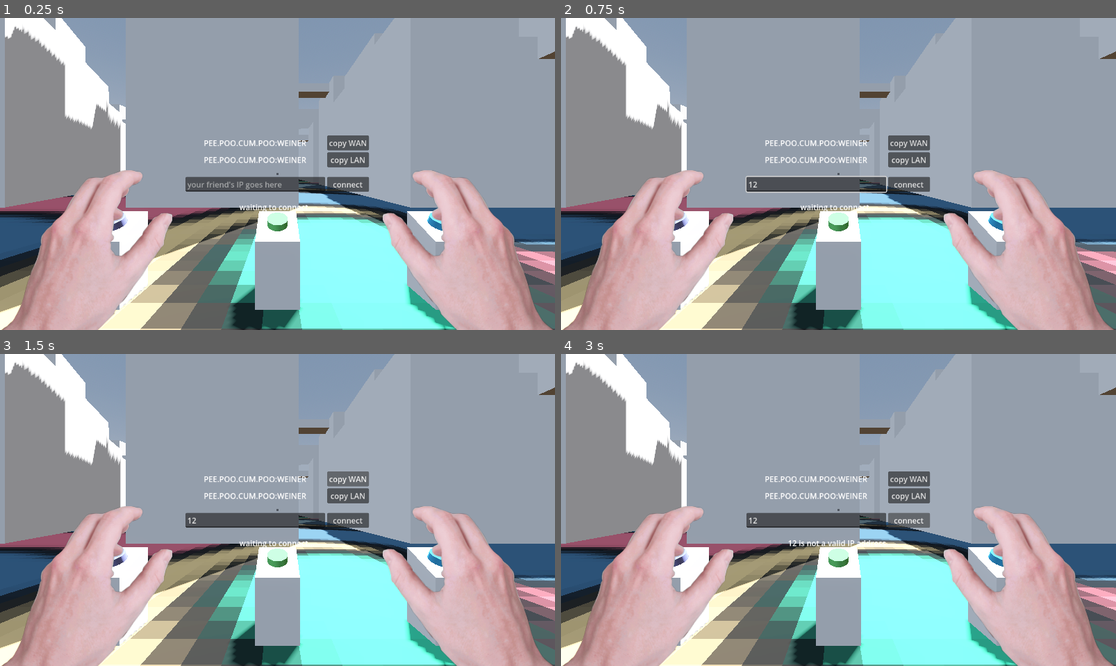
Above: before the commit, frames 1-4 (two rows, left to right).
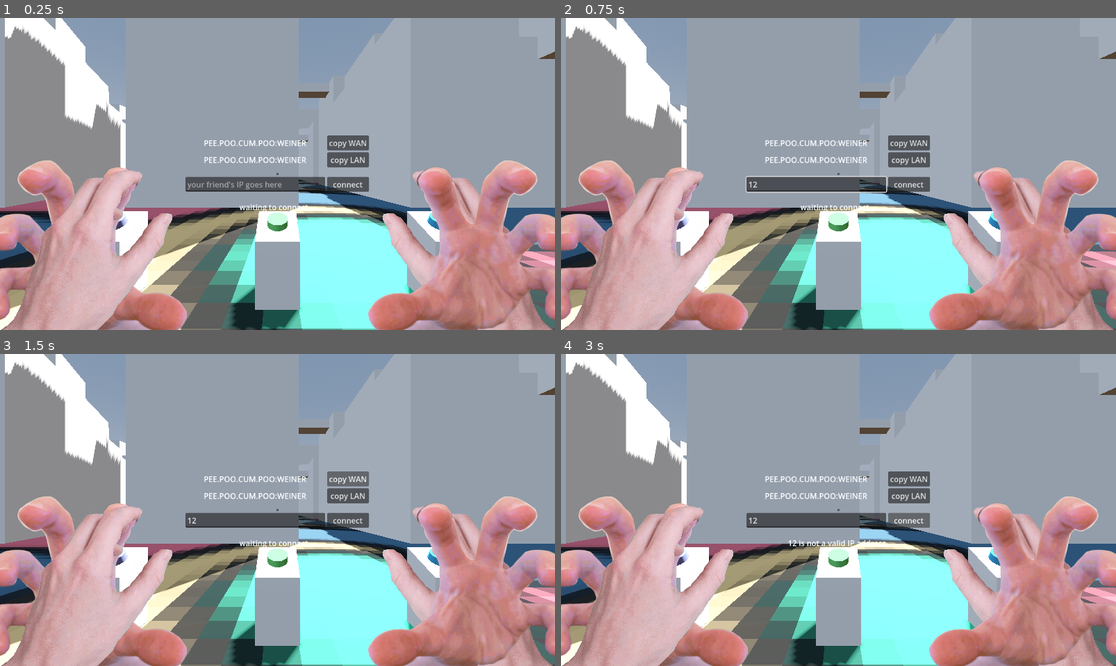
Above: after the commit, the same moments.

Repository: fennylol/tournamancy
Game: Godot game, scene res://5_global_utility/Tournamancy.tscn
Same seed, same stepped clock (60 frames per second), same inputs: the game is played once before the commit and once after it.
Inputs (mouse positions are in pixels of both pictures, inside the frame that each line leads up to):
- Up to frame 1 (0.25 s): no input
- Up to frame 2 (0.75 s): click (816, 183) at 0.52 s; type "12" at 0.6 s
- Up to frame 3 (1.5 s): click "copy WAN" at 1.25 s
- Up to frame 4 (3 s): click "copy LAN" at 2 s; click "connect" at 2.75 s

The runs differ from the first frame. In frame 1, 14% of the frame differs, in the area x 0-100%, y 45-100%; in frame 2, 14%; in frame 3, 14%; in frame 4, 14%.

Commit message:
evil wicked opponent

Diff:
--- a/1_player/dummy.gd
+++ b/1_player/dummy.gd
@@ -1,5 +1,12 @@
 extends Node3D
 class_name Dummy
+
+@onready var Eyes  := $Eyes
+@onready var Lhand := $Eyes/Lhand
+@onready var Rhand := $Eyes/Rhand
+
+const HandImg : Texture2D = preload("res://4_ui/hud/oppponent_hand.png")
+const PointImg: Texture2D = preload("res://4_ui/hud/oppponent_point.png")
 
 var velocity := Vector3.ZERO
 var _net_pos := Vector3.ZERO
@@ -8,13 +15,6 @@
 var _has_net_state: bool = false
 var _time_since_packet: float = 0.0
 const EXTRAPOLATION_LIMIT: float = 0.5  # seconds
-
-func _on_transform_data(data: PackedByteArray) -> void:
-   _net_pos = Vector3(data.decode_float(0),  data.decode_float(4),  data.decode_float(8))
-   _net_rot = Vector3(data.decode_float(12), data.decode_float(16), data.decode_float(20))
-   _net_vel = Vector3(data.decode_float(24), data.decode_float(28), data.decode_float(32))
-   _has_net_state = true
-   _time_since_packet = 0.0
 
 func _physics_process(delta: float) -> void:
    if not _has_net_state: return
@@ -25,5 +25,20 @@
 
    var t := 1.0 - exp(-20.0 * delta)
    position = position.lerp(_net_pos, t)
-   quaternion = quaternion.slerp(Quaternion.from_euler(_net_rot), t)
+   quaternion = quaternion.slerp(Quaternion.from_euler(Vector3(0, _net_rot.y, _net_rot.z)), t)
+
+   Eyes.rotation.x = clamp(_net_rot.x, -PI/2, PI/2)
+
    velocity = _net_vel
+
+func _on_transform_data(data: PackedByteArray) -> void:
+   _net_pos = Vector3(data.decode_float(0),  data.decode_float(4),  data.decode_float(8))
+   _net_rot = Vector3(data.decode_float(12), data.decode_float(16), data.decode_float(20))
+   _net_vel = Vector3(data.decode_float(24), data.decode_float(28), data.decode_float(32))
+
+   var flags := data.decode_u8(36)
+   Lhand.texture = HandImg if flags & (1 << 0) else PointImg
+   Rhand.texture = HandImg if flags & (1 << 1) else PointImg
+
+   _has_net_state = true
+   _time_since_packet = 0.0
--- a/1_player/dummy.tscn
+++ b/1_player/dummy.tscn
@@ -1,8 +1,7 @@
 [gd_scene format=3 uid="uid://bfjodamrt0c65"]
 
-[ext_resource type="Texture2D" uid="uid://ddq437x4g5mpf" path="res://4_ui/hud/Lhand.png" id="1_3xfn2"]
 [ext_resource type="Script" uid="uid://de5mdlfvbwnyk" path="res://1_player/dummy.gd" id="1_awwg2"]
-[ext_resource type="Texture2D" uid="uid://b6hyot8ua25dv" path="res://4_ui/hud/Rhand.png" id="2_awwg2"]
+[ext_resource type="Texture2D" uid="uid://d2vsy0r2ip2ny" path="res://4_ui/hud/oppponent_hand.png" id="2_3xfn2"]
 
 [sub_resource type="CapsuleMesh" id="CapsuleMesh_hgo8d"]
 radius = 0.375
@@ -14,15 +13,16 @@
 transform = Transform3D(1, 0, 0, 0, 1, 0, 0, 0, 1, 0, 1, 0)
 mesh = SubResource("CapsuleMesh_hgo8d")
 
-[node name="Camera3D" type="Node3D" parent="." unique_id=908928374]
+[node name="Eyes" type="Node3D" parent="." unique_id=908928374]
 transform = Transform3D(1, 0, 0, 0, 1, 0, 0, 0, 1, 0, 1.5, 0)
 
-[node name="Lhand" type="Sprite3D" parent="Camera3D" unique_id=1099244049]
+[node name="Lhand" type="Sprite3D" parent="Eyes" unique_id=1099244049]
 transform = Transform3D(0.2, 0, 0, 0, 0.2, 0, 0, 0, 0.2, -0.4, -0.2, -0.425)
+flip_h = true
 pixel_size = 0.001
-texture = ExtResource("1_3xfn2")
+texture = ExtResource("2_3xfn2")
 
-[node name="Rhand" type="Sprite3D" parent="Camera3D" unique_id=20036157]
+[node name="Rhand" type="Sprite3D" parent="Eyes" unique_id=20036157]
 transform = Transform3D(0.2, 0, 0, 0, 0.2, 0, 0, 0, 0.2, 0.4, -0.2, -0.425)
 pixel_size = 0.001
-texture = ExtResource("2_awwg2")
+texture = ExtResource("2_3xfn2")
--- a/1_player/player.gd
+++ b/1_player/player.gd
@@ -14,10 +14,10 @@
 @onready var Lhand   := $Camera3D/Lhand
 @onready var Rhand   := $Camera3D/Rhand
 
-const LhandIMG : Texture2D = preload("res://4_ui/hud/Lhand.png")
-const LpointIMG: Texture2D = preload("res://4_ui/hud/Lpoint.png")
-const RhandIMG : Texture2D = preload("res://4_ui/hud/Rhand.png")
-const RpointIMG: Texture2D = preload("res://4_ui/hud/Rpoint.png")
+const HandImg : Texture2D = preload("res://4_ui/hud/Lhand.png")
+const PointImg: Texture2D = preload("res://4_ui/hud/Lpoint.png")
+#const RhandIMG : Texture2D = preload("res://4_ui/hud/Rhand.png")
+#const RpointIMG: Texture2D = preload("res://4_ui/hud/Rpoint.png")
 
 var SpellBook: Grimoire = Grimoire.new()
 
@@ -38,23 +38,23 @@
       # change hand textures
       if mouse_captured:
          if Input.is_action_just_pressed("interact"):
-            Lhand.texture = LpointIMG
+            Lhand.texture = PointImg
          elif Input.is_action_just_released("interact") :
-            Lhand.texture = LhandIMG
+            Lhand.texture = HandImg
 
          if Input.is_action_just_pressed("active_spell_0"):
-            Lhand.texture = LpointIMG
+            Lhand.texture = PointImg
             if SpellBook.ActiveSpells[0]:
                SpellBook.ActiveSpells[0]._on_activate(self)
          elif Input.is_action_just_released("active_spell_0") :
-            Lhand.texture = LhandIMG
+            Lhand.texture = HandImg
 
          if Input.is_action_just_pressed("active_spell_1"):
-            Rhand.texture = RpointIMG
+            Rhand.texture = PointImg
             if SpellBook.ActiveSpells[1]:
                SpellBook.ActiveSpells[1]._on_activate(self)
          elif Input.is_action_just_released("active_spell_1"):
-            Rhand.texture = RhandIMG
+            Rhand.texture = HandImg
    SpellBook.process_end(delta, self)
 
 func _unhandled_input(event):
@@ -100,14 +100,21 @@
 
 func generate_transform_data() -> PackedByteArray:
    var packed_data := PackedByteArray()
-   packed_data.resize((4*9))
+   packed_data.resize((4*9)+1)
+
    packed_data.encode_float(0,  position.x)
    packed_data.encode_float(4,  position.y)
    packed_data.encode_float(8,  position.z)
-   packed_data.encode_float(12, rotation.x)
+   packed_data.encode_float(12, Camera.rotation.x)
    packed_data.encode_float(16, rotation.y)
    packed_data.encode_float(20, rotation.z)
    packed_data.encode_float(24, velocity.x)
    packed_data.encode_float(28, velocity.y)
    packed_data.encode_float(32, velocity.z)
+
+   var flags := 0
+   if Lhand.texture == HandImg: flags |= 1 << 0
+   if Rhand.texture == HandImg: flags |= 1 << 1
+   packed_data.encode_u8(36, flags)
+
    return packed_data
--- a/1_player/player.tscn
+++ b/1_player/player.tscn
@@ -2,7 +2,6 @@
 
 [ext_resource type="Script" uid="uid://btixegg8i4faq" path="res://1_player/player.gd" id="1_8s5v1"]
 [ext_resource type="Texture2D" uid="uid://ddq437x4g5mpf" path="res://4_ui/hud/Lhand.png" id="2_qeeko"]
-[ext_resource type="Texture2D" uid="uid://b6hyot8ua25dv" path="res://4_ui/hud/Rhand.png" id="3_lbqfs"]
 
 [sub_resource type="CapsuleShape3D" id="CapsuleShape3D_25okf"]
 radius = 0.375
@@ -42,8 +41,9 @@
 
 [node name="Rhand" type="Sprite3D" parent="Camera3D" unique_id=1345139767]
 transform = Transform3D(0.2, 0, 0, 0, 0.2, 0, 0, 0, 0.2, 0.4, -0.2, -0.425)
+flip_h = true
 pixel_size = 0.001
-texture = ExtResource("3_lbqfs")
+texture = ExtResource("2_qeeko")
 
 [node name="crosshair" type="MeshInstance3D" parent="Camera3D" unique_id=864323297]
 transform = Transform3D(1, 0, 0, 0, -4.371139e-08, -1, 0, 1, -4.371139e-08, 0, 0, -0.34009406)
--- a/5_global_utility/managers/multiplayer_manager/PingusPrime.gd
+++ b/5_global_utility/managers/multiplayer_manager/PingusPrime.gd
@@ -10,7 +10,7 @@
 const RETRY_TIME : float         = 2.5
 const MAX_RETRIES: int           = 5
 const SPRAY_RATE : int           = 100
-const INFORM_RATE: int           = 10
+const INFORM_RATE: int           = 50
 const KEEP_ALIVE_TIME  : float   = 15.0
 const KEEP_ALIVE_PINGUS: int     = 0x1153
 # ========= #
--- a/5_global_utility/tournamancy.gd
+++ b/5_global_utility/tournamancy.gd
@@ -8,7 +8,11 @@
 
 func _ready() -> void:
    InputManager.init_inputs()
-   MPM.on_connection_established.connect(func(): PlayerCharacter.enabled = true)
+   MPM.on_connection_established.connect(
+      func():
+         PlayerCharacter.enabled = true
+         OpponentCharacter.visible = true
+   )
    MPM.on_transform_data.connect(_on_transform_data)
 
 func _physics_process(_delta: float) -> void:
Binary file removed: 4_ui/hud/Rhand.png
Binary file removed: 4_ui/hud/Rpoint.png
Binary file added: 4_ui/hud/oppponent_hand.png
Not shown, added: 4_ui/hud/oppponent_hand.png.import
Binary file added: 4_ui/hud/oppponent_point.png
Not shown, changed: 4_ui/hud/oppponent_point.png.import
Binary file added: _RAWS/983.jpg
Not shown, added: _RAWS/983.jpg.import
Binary file added: _RAWS/984.jpg
Not shown, changed: _RAWS/984.jpg.import
Binary file added: _RAWS/985.jpg
Not shown, added: _RAWS/985.jpg.import
